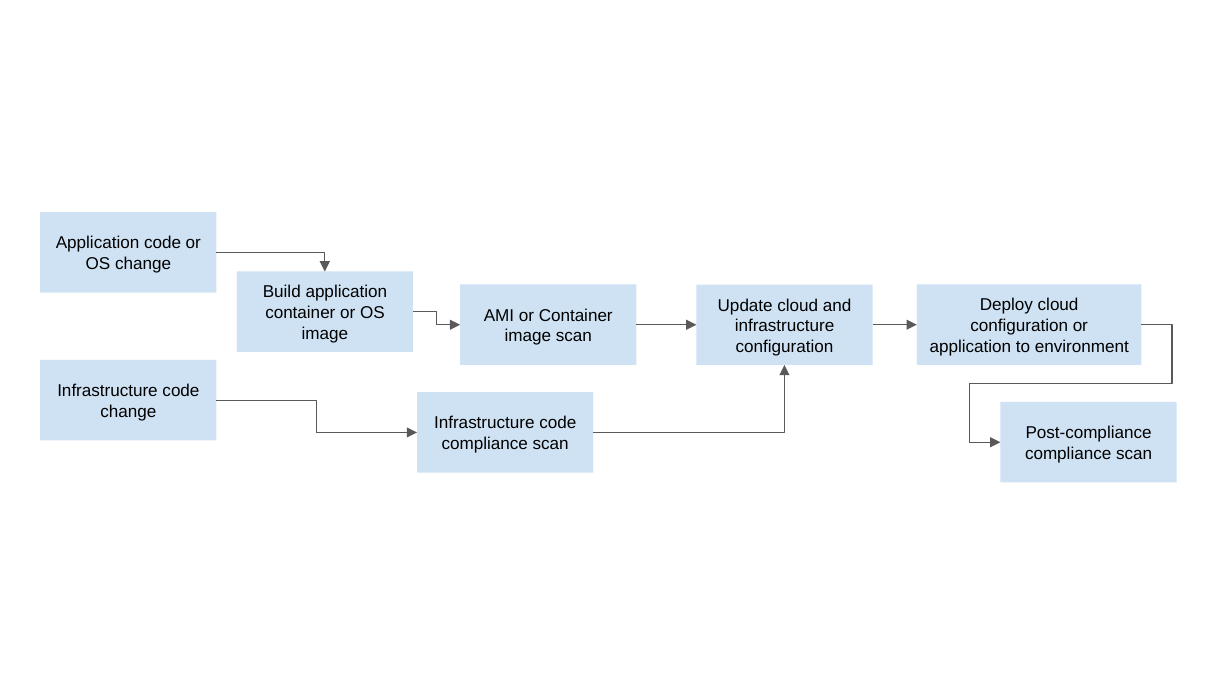
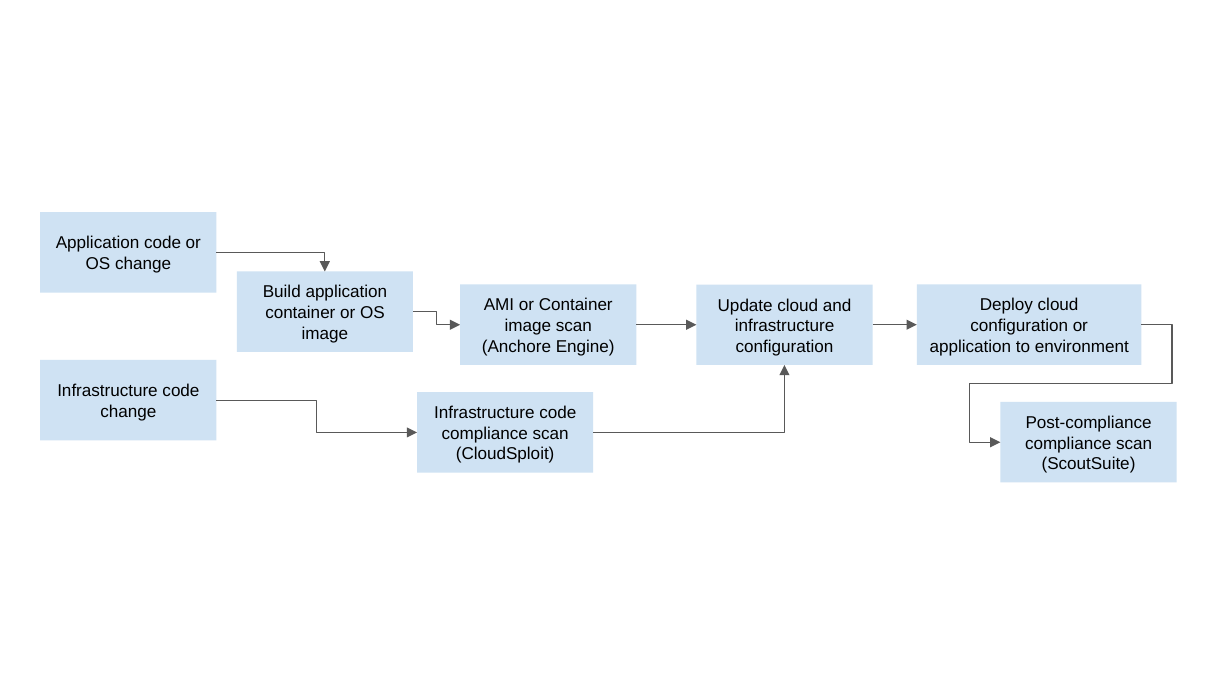
Before and after one commit to emivazquez/aws-cloud-architect-security, a slide deck: slide 1 of DevSecOpsPipeline.pptx. Drawn at 1232x693 pixels with LibreOffice and Linux fonts; fonts in the diff are those of the drawing. Boxes give left, top, right and bottom in pixels: in the first picture for what was removed or moved away, otherwise in the second. Text is boxed around its words. In the diff, an @@ line names an element or a change of style, - is before the commit and + after.

Commit message:
Initial commit

```diff
--- a/DevSecOpsPipeline.pptx
+++ b/DevSecOpsPipeline.pptx
@@ text in rectangle at (x1=482, y1=297, x2=615, y2=356): text changed @@
-AMI or Container image scan
+AMI or Container image scan (Anchore Engine)
@@ text in rectangle at (x1=434, y1=405, x2=576, y2=463): text changed @@
-Infrastructure code compliance scan
+Infrastructure code compliance scan (CloudSploit)
@@ text in rectangle at (x1=1042, y1=456, x2=1136, y2=473): paragraph added @@
+(ScoutSuite)
```
